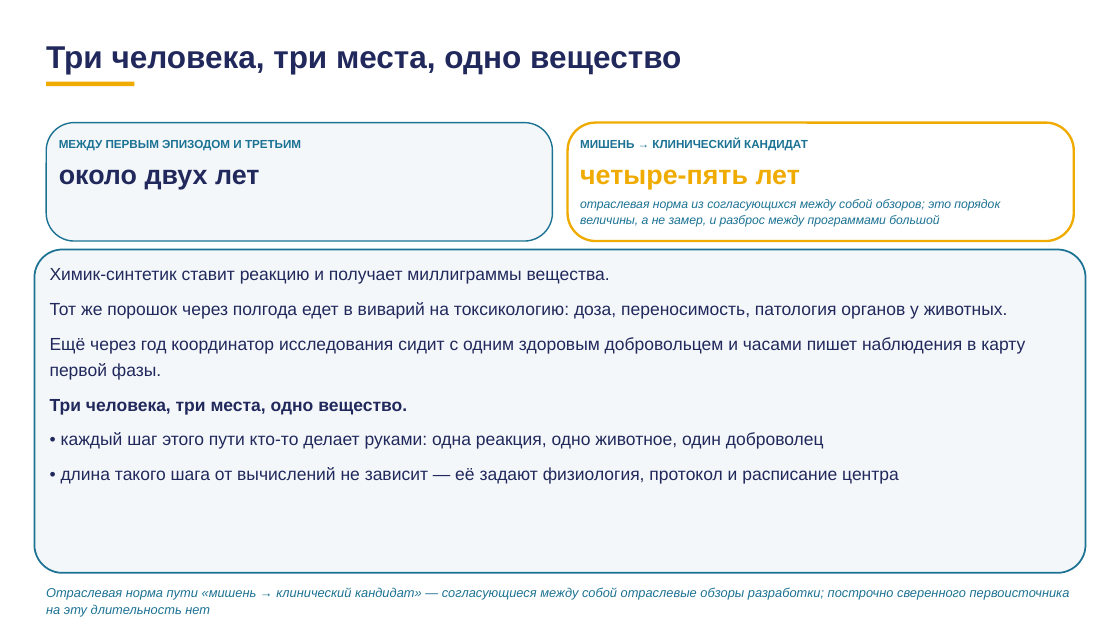
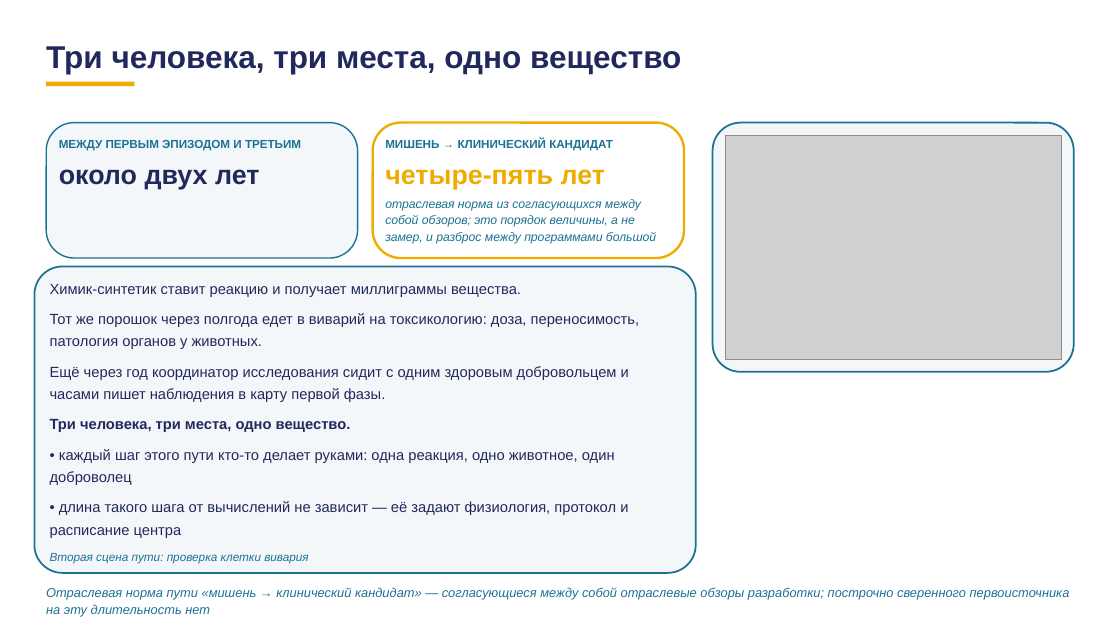
Before and after one commit to tellina-study/AI-usage-lessons, a slide deck: slide 84 of library/lectures/lec-07/rework/deck/lec-07-karkas.pptx. Drawn at 1120x630 pixels with LibreOffice and Linux fonts; fonts in the diff are those of the drawing; grey boxes stand for pictures. Boxes give left, top, right and bottom in pixels: in the first picture for what was removed or moved away, otherwise in the second. Text is boxed around its words. In the diff, an @@ line names an element or a change of style, - is before the commit and + after.

```diff
--- a/library/lectures/lec-07/rework/deck/lec-07-karkas.pptx
+++ b/library/lectures/lec-07/rework/deck/lec-07-karkas.pptx
@@ rounded rectangle: place and size @@
-rounded rectangle at [46, 123, 553, 241]
+rounded rectangle at [46, 123, 358, 258]
@@ proportions changed in 3 elements at [34, 266, 696, 573], [46, 123, 358, 258], [373, 123, 685, 258] @@
@@ rounded rectangle: place and size @@
-rounded rectangle at [568, 123, 1075, 241]
+rounded rectangle at [373, 123, 685, 258]
@@ text "МИШЕНЬ → КЛИНИЧЕСКИЙ КАНДИДАТ": place and size @@
-text "МИШЕНЬ → КЛИНИЧЕСКИЙ КАНДИДАТ" at [580, 139, 808, 151]
+text "МИШЕНЬ → КЛИНИЧЕСКИЙ КАНДИДАТ" at [385, 139, 613, 151]
@@ rounded rectangle added at [712, 123, 1074, 372], fill #F4F7FA, outline #1C7293 1.5 pt @@
@@ picture added at [725, 135, 1061, 360] @@
@@ text "четыре-пять лет": place and size @@
-text "четыре-пять лет" at [580, 169, 800, 189]
+text "четыре-пять лет" at [385, 169, 605, 189]
@@ text "отраслевая норма из согласующихся между ..." rewrapped from [580, 199, 1000, 227] to [385, 199, 656, 244] @@
@@ rounded rectangle: place and size @@
-rounded rectangle at [34, 250, 1086, 573]
+rounded rectangle at [34, 266, 696, 573]
@@ text at [50, 284, 640, 538]: size 15 to 12.6 pt @@
@@ text "Химик-синтетик ставит реакцию и получает ...": place and size @@
-text "Химик-синтетик ставит реакцию и получает ..." at [50, 268, 1025, 484]
+text "Химик-синтетик ставит реакцию и получает ..." at [50, 284, 640, 564]
@@ text at [50, 553, 308, 564]: paragraph added @@
+Вторая сцена пути: проверка клетки вивария
```
Also in this commit, not shown: 12 other slides changed, 25 other files.
